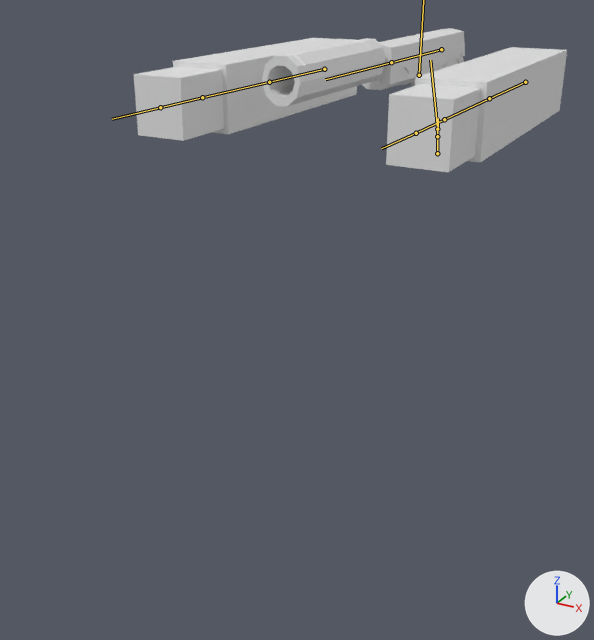
A saved change to the FBX model Assets/Models/Guns/New M1911/lp_arms_m1911.fbx.
One viewpoint serves both versions: a 50 mm camera at (0.499, -1.324, 0.175) aimed at (-0.025, -0.372, -0.301). The axes (+X, +Y, +Z) are drawn at lower right. The lights are the same throughout. The bones that bend it are drawn over the model as lines.

The first picture shows '1911', 'fps_arms_mesh'.
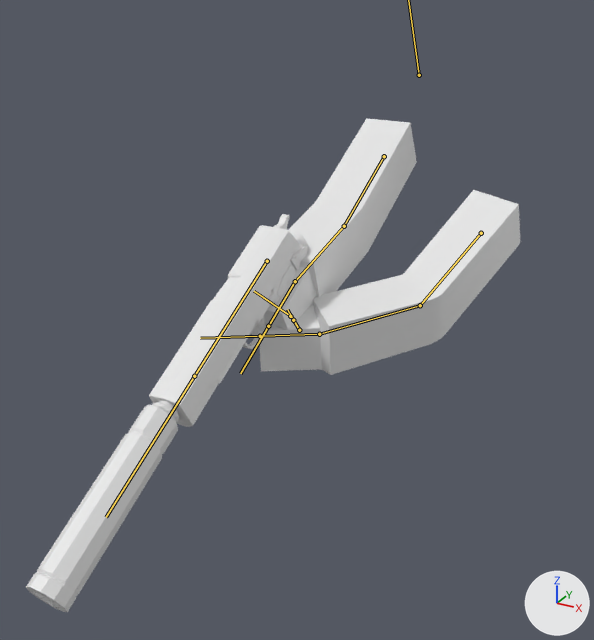
The newer file adds an action. The first version stands in its rest pose; the second is drawn at frame 15 of the action 'fps_arms_armature|pistol_down'.

Changed parts and their boxes (x1, y1, x2, y2) in the pictures (594 x 640 px):
'fps_arms_mesh', posed (38% narrower, 91% taller): before (134, 38, 567, 172); after (252, 118, 520, 375)
'1911', posed: before (262, 28, 465, 106); after (26, 214, 309, 612)
bone 'UpperArm.L', root to tip: before (525, 82) to (489, 98); after (481, 233) to (420, 305)
bone 'LowerArm.L', root to tip: before (489, 98) to (444, 119); after (420, 305) to (319, 334)
bone 'Hand.L', root to tip: before (444, 119) to (416, 133); after (319, 334) to (260, 336)
bone 'UpperArm.R', root to tip: before (324, 69) to (269, 82); after (384, 156) to (344, 226)
bone 'LowerArm.R', root to tip: before (269, 82) to (202, 97); after (344, 226) to (295, 281)
bone 'Hand.R', root to tip: before (202, 97) to (160, 107); after (295, 281) to (268, 326)
bone 'Weapon', root to tip: before (437, 129) to (430, 60); after (290, 316) to (254, 291)
bone 'Magazine', root to tip: before (437, 153) to (437, 136); after (299, 330) to (293, 320)

What the commit changed:
Bone 'Root' (bone_root) turns from (0, 0, 0) to (28, 0, 0) degrees about its own x, y and z.
Bone 'UpperArm.L' (bone_upperarm_l) moves from (0.0, 0.0, 0.0) to (-0.83, 1.46, 3.61).
Bone 'UpperArm.L' (bone_upperarm_l) turns from (0, 0, 0) to (0, 0, 14) degrees about its own x, y and z.
Bone 'LowerArm.L' (bone_lowerarm_l) turns from (0, 0, 0) to (16, 9, -24) degrees about its own x, y and z.
Bone 'Hand.L' (bone_hand_l) turns from (0, 0, 0) to (0, 0, -23) degrees about its own x, y and z.
Bone 'UpperArm.R' (bone_upperarm_r) moves from (0.0, 0.0, 0.0) to (1.23, 0.01, 2.72).
Bone 'LowerArm.R' (bone_lowerarm_r) turns from (0, 0, 0) to (14, 0, 0) degrees about its own x, y and z.
Bone 'Hand.R' (bone_hand_r) turns from (0, 0, 0) to (-14, 0, 0) degrees about its own x, y and z.
Bone 'Weapon' (bone_weapon) moves from (0.0, 0.0, 0.0) to (-1.48, -1.05, 6.51).
Bone 'Weapon' (bone_weapon) turns from (0, 0, 0) to (28, 0, 0) degrees about its own x, y and z.
Bone 'Magazine' (bone_magazine) moves from (0.0, 0.0, 0.0) to (-1.48, -2.68, 5.65).
Bone 'Magazine' (bone_magazine) turns from (0, 0, 0) to (28, 0, 0) degrees about its own x, y and z.
